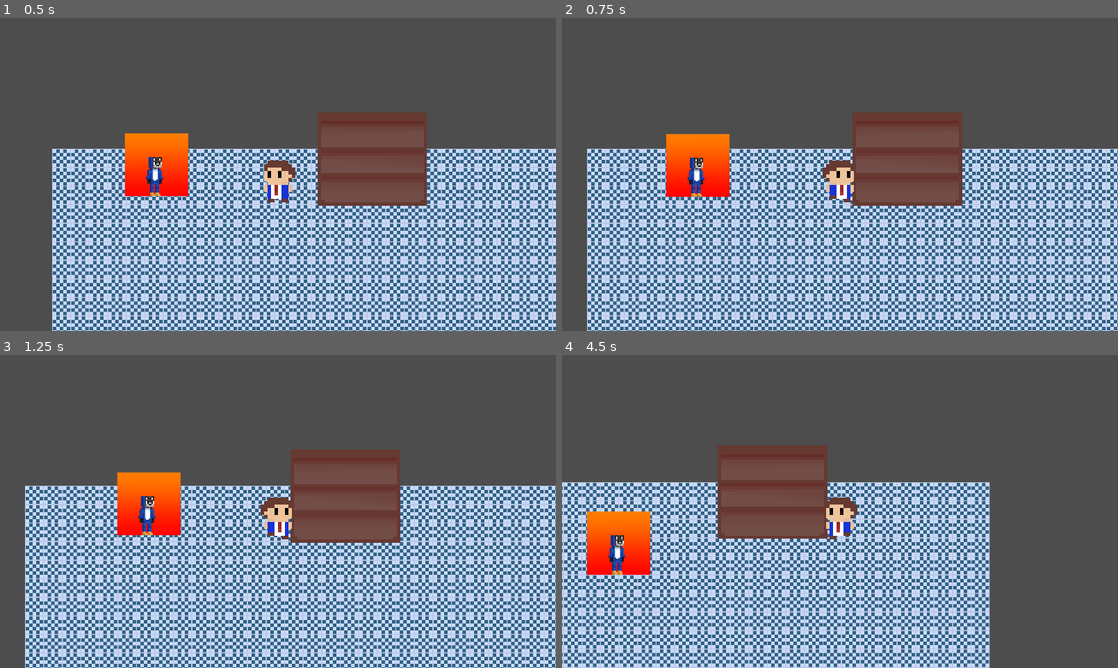
Above: before the commit, frames 1-4 (two rows, left to right).
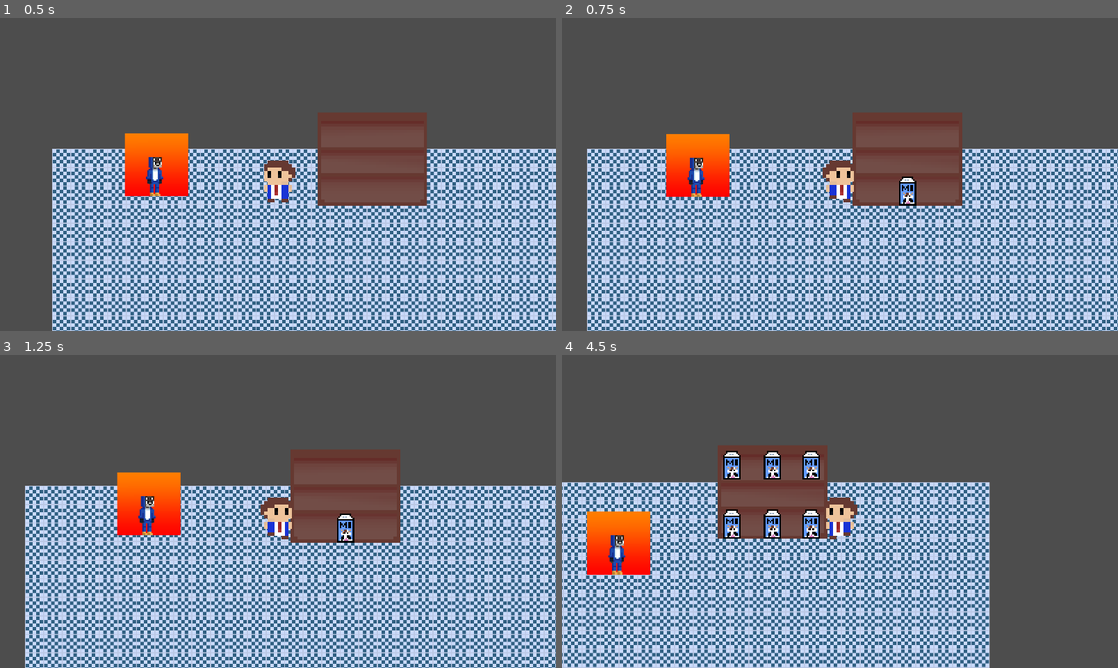
Above: after the commit, the same moments.

Repository: hasofit/super-lame-named-supermarket
Game: Godot game, scene res://Scenes/test scene.tscn
Two runs of this game, one before a commit and one after it. Both use one fixed random seed, a clock stepped at 60 frames per second and the inputs below.
Inputs:
- Up to frame 1 (0.5 s): no input
- Up to frame 2 (0.75 s): hold D (move_right) from 0.53 s (still down); tap E (interact) at 0.6 s
- Up to frame 3 (1.25 s): keep holding D (move_right)
- Up to frame 4 (4.5 s): release D (move_right) at 1.28 s; hold S (move_down) 1.28-2.03 s; tap E (interact) every 0.75 s from 1.35 to 4.35 s; hold D (move_right) 2.03-2.78 s; hold W (move_up) 2.78-3.53 s; hold A (move_left) from 3.53 s (still down)

Frame 1 is identical in both runs. In frame 2, 0.3% of the frame differs, in the area x 60-64%, y 50-60%; in frame 3, 0.3%; in frame 4, 1.6%, in the area x 29-47%, y 30-59%.

Commit message:
Added shelf placing and slot inv

Diff:
--- /dev/null
+++ b/Scenes/milk.tscn
@@ -0,0 +1,19 @@
+[gd_scene load_steps=3 format=3 uid="uid://b0yrb0el5drpj"]
+
+[ext_resource type="Texture2D" uid="uid://b5tnbb8ojf4y2" path="res://sprites/mimilk.png" id="1_sj35g"]
+
+[sub_resource type="RectangleShape2D" id="RectangleShape2D_4r4fw"]
+size = Vector2(12, 16.8)
+
+[node name="Milk" type="Area2D"]
+z_index = 2
+scale = Vector2(2.5, 2.5)
+
+[node name="Sprite2D" type="Sprite2D" parent="."]
+position = Vector2(0, -12)
+texture = ExtResource("1_sj35g")
+
+[node name="CollisionShape2D" type="CollisionShape2D" parent="."]
+position = Vector2(0, -8.4)
+scale = Vector2(1, 1)
+shape = SubResource("RectangleShape2D_4r4fw")
--- a/Scenes/player.tscn
+++ b/Scenes/player.tscn
@@ -52,6 +52,7 @@
 collision_layer = 255
 collision_mask = 255
 script = ExtResource("1_v0iea")
+slot = ["Milk"]
 
 [node name="Sprite2D" type="AnimatedSprite2D" parent="."]
 scale = Vector2(3, 3)
--- a/Scenes/shelf.tscn
+++ b/Scenes/shelf.tscn
@@ -1,34 +1,45 @@
-[gd_scene load_steps=3 format=3 uid="uid://c3oxpix7ua2ev"]
+[gd_scene load_steps=4 format=3 uid="uid://c3oxpix7ua2ev"]
 
 [ext_resource type="Texture2D" uid="uid://bym83lffrhlhw" path="res://sprites/wooden_shelf.png" id="1_ndc05"]
+[ext_resource type="Script" uid="uid://bmgrvkp3ej3vn" path="res://script/shelf.gd" id="1_pp4lf"]
 
 [sub_resource type="RectangleShape2D" id="RectangleShape2D_pp4lf"]
 size = Vector2(54, 46)
 
 [node name="Shelf" type="StaticBody2D"]
 z_index = 1
+script = ExtResource("1_pp4lf")
 
 [node name="Sprite2D" type="Sprite2D" parent="."]
 scale = Vector2(1.6875, 1.4375)
 texture = ExtResource("1_ndc05")
 
 [node name="Marker2D" type="Marker2D" parent="."]
-position = Vector2(0, 17)
+position = Vector2(0, 23)
 
 [node name="Marker2D2" type="Marker2D" parent="."]
-position = Vector2(-18, 17)
+position = Vector2(-20, 23)
 
 [node name="Marker2D3" type="Marker2D" parent="."]
-position = Vector2(19, 17)
+position = Vector2(19, 23)
 
 [node name="Marker2D4" type="Marker2D" parent="."]
-position = Vector2(0, -12)
+position = Vector2(0, -6)
 
 [node name="Marker2D5" type="Marker2D" parent="."]
-position = Vector2(-20, -12)
+position = Vector2(-20, -6)
 
 [node name="Marker2D6" type="Marker2D" parent="."]
-position = Vector2(18, -12)
+position = Vector2(19, -6)
+
+[node name="Marker2D7" type="Marker2D" parent="."]
+position = Vector2(19, 7)
+
+[node name="Marker2D8" type="Marker2D" parent="."]
+position = Vector2(-20, 7)
+
+[node name="Marker2D9" type="Marker2D" parent="."]
+position = Vector2(0, 7)
 
 [node name="CollisionShape2D" type="CollisionShape2D" parent="."]
 shape = SubResource("RectangleShape2D_pp4lf")
--- a/script/player.gd
+++ b/script/player.gd
@@ -7,11 +7,14 @@
 @onready var ray_cast_2d_4: RayCast2D = $RayCast2D4
 
 @export var SPEED = 300.0
+@export var slot = []
+
+const MILK = preload("res://Scenes/milk.tscn")
 
 var directionX
 var directionY
-
 var found
+var foundbody
 
 func _physics_process(delta: float) -> void:
 	# Get the input direction and handle the movement/deceleration.
@@ -44,6 +47,13 @@
 
 	if Input.is_action_just_pressed("interact"):
 		if found == "Shelf":
+			if slot.has("Milk"):
+				var new_milk = MILK.instantiate()
+				get_parent().add_child(new_milk)
+				new_milk.global_position = foundbody.item_pos_calc(new_milk)
+
+				print("spawned milk")
+
 			print("interacted with shelf")
 func shelf_detect(raycast):
 	if raycast.is_colliding():
@@ -52,3 +62,4 @@
 		var local_col_point = to_local(col_point)
 		if collider.name == "Shelf":
 			found = "Shelf"
+			foundbody = collider
--- /dev/null
+++ b/script/shelf.gd
@@ -0,0 +1,53 @@
+extends StaticBody2D
+
+@onready var marker1: Marker2D = $Marker2D
+@onready var marker2: Marker2D = $Marker2D2
+@onready var marker3: Marker2D = $Marker2D3
+@onready var marker4: Marker2D = $Marker2D4
+@onready var marker5: Marker2D = $Marker2D5
+@onready var marker6: Marker2D = $Marker2D6
+@onready var marker7: Marker2D = $Marker2D7
+@onready var marker8: Marker2D = $Marker2D8
+@onready var marker9: Marker2D = $Marker2D9
+
+var marker1full = false
+var marker2full = false
+var marker3full = false
+var marker4full = false
+var marker5full = false
+var marker6full = false
+var marker7full = false
+var marker8full = false
+var marker9full = false
+
+func item_pos_calc(item):
+	if !marker1full:
+		marker1full = true
+		return marker1.global_position
+	elif !marker2full:
+		marker2full = true
+		return marker2.global_position
+	elif !marker3full:
+		marker3full = true
+		return marker3.global_position
+	elif !marker4full:
+		marker4full = true
+		return marker4.global_position
+	elif !marker5full:
+		marker5full = true
+		return marker5.global_position
+	elif !marker6full:
+		marker6full = true
+		return marker6.global_position
+	elif !marker7full:
+		marker7full = true
+		return marker7.global_position
+	elif !marker8full:
+		marker8full = true
+		return marker8.global_position
+	elif !marker9full:
+		marker9full = true
+		return marker9.global_position
+	else:
+		print("full")
+		return Vector2(0,0)
Not shown, added: script/shelf.gd.uid
